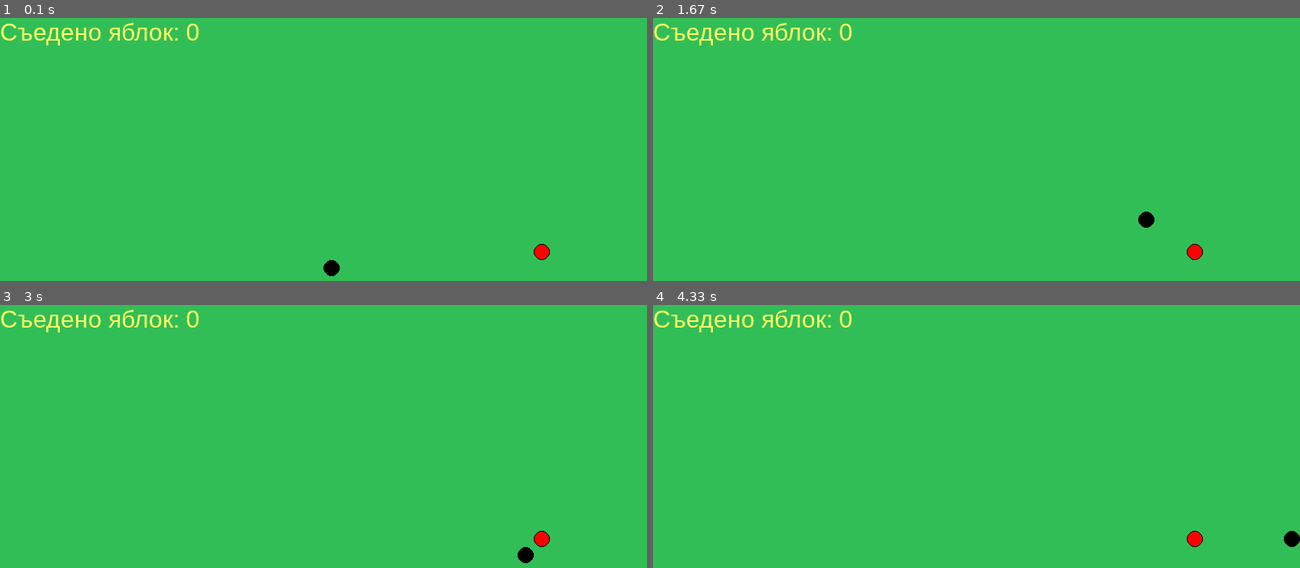
Above: before the commit, frames 1-4 (two rows, left to right).
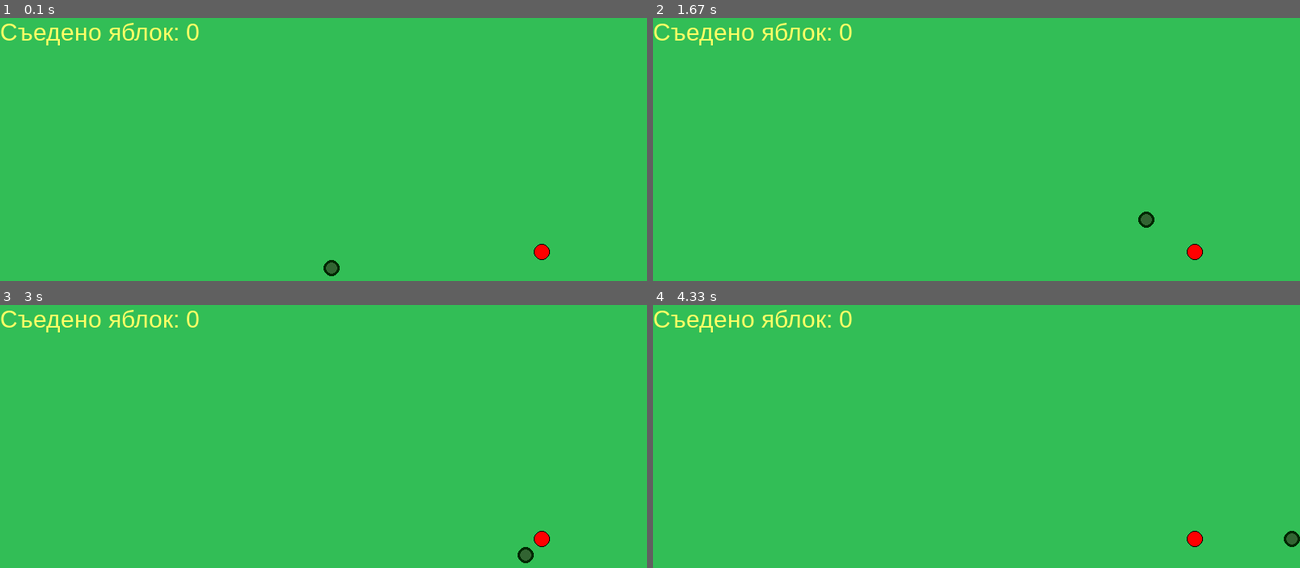
Above: after the commit, the same moments.

Repository: skylinetmk/MyPyGame
Game: pygame game, started from snake.py
The game is run twice, just before and just after one commit, with the same random seed, the same clock (stepped at 60 frames per second) and the same inputs.
Inputs:
- Up to frame 1 (0.1 s): no input
- Up to frame 2 (1.67 s): hold Right 0.33-0.8 s; hold Up 0.83-1.13 s; hold Right 1.17-1.63 s
- Up to frame 3 (3 s): hold Down 2.23-2.53 s; hold Left 2.57-2.97 s
- Up to frame 4 (4.33 s): hold Up 3-3.37 s; hold Right 3.4-4.03 s; hold Down from 4.07 s (still down)

The runs differ from the first frame. In frame 1, 0.1% of the frame differs, in the area x 50-53%, y 92-99%; in frame 2, 0.1%; in frame 3, 0.1%; in frame 4, 0.1%.

Commit message:
Поменяли цвета

Diff:
--- a/snake.py
+++ b/snake.py
@@ -19,8 +19,11 @@
 #обозначаем цвета в rgb
 yellow = (255, 255, 102)
 dis_fon = (50, 190, 86)
-snake_color1 = (0, 0, 0)
-snake_color2 = (50, 0, 0)
+# змея
+snake_color1 = (50, 100, 50)
+snake_color2 = (40, 20, 100)
+snake_color_contur = (0, 40, 0)
+# еда
 food_color1 = (255, 0, 0)
 food_color2 = (0, 0, 0)
 dispay_mes_color = (190, 0, 0)
@@ -51,8 +54,10 @@
        #змейка из шаров, чуть ее разннобразим
        if i%2 == 0:
            pygame.draw.circle(dis, snake_color1, [x[0] + snake_block/2, x[1] + snake_block/2], snake_block/2)
+           pygame.draw.circle(dis, snake_color_contur, [x[0] + snake_block / 2, x[1] + snake_block / 2], snake_block / 2, 3)
        else:
            pygame.draw.circle(dis, snake_color2, [x[0] + snake_block/2, x[1] + snake_block/2], snake_block/2  + snake_block/8)
+           pygame.draw.circle(dis, snake_color_contur, [x[0] + snake_block/2, x[1] + snake_block/2], snake_block/2  + snake_block/8,  3)
        i += 1
 
 #Функция отображения еды змейки
